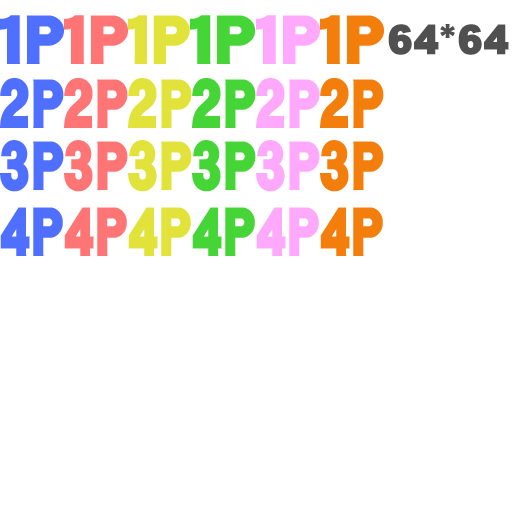
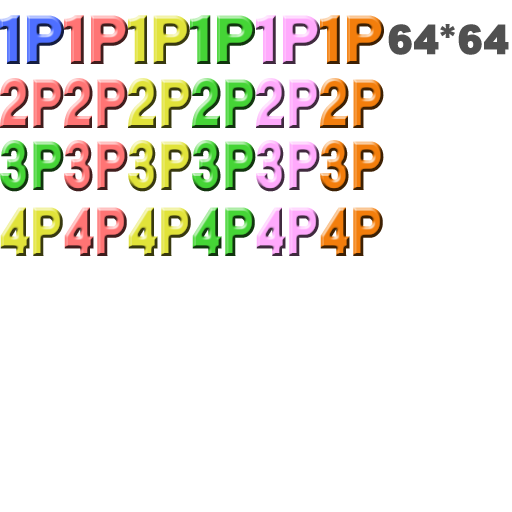
The second 512x512 image is a revision of the first. Changes to its layers:
added layer "4P のコピー" above "4P" over [0, 207, 63, 256]
hid "4P" (5th of 6) over [0, 207, 63, 256]
added layer "3P のコピー" above "3P" over [0, 140, 64, 192]
hid "3P" (6th of 6) over [0, 140, 64, 192]
added layer "2P のコピー" above "2P" over [0, 78, 64, 128]
hid "2P" (6th of 6) over [0, 78, 64, 128]
